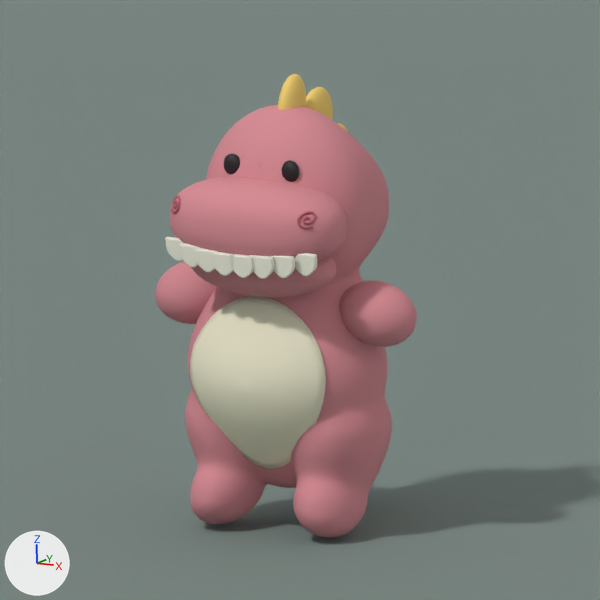
Renders of the Blender file assets/blender/dinocky-plush.blend from each side of a commit.
Both versions are drawn from the file's camera 'Portrait camera'. Arrows for +X, +Y and +Z are at lower left; the lights stay in place. The first picture is the older version.

Objects in the first picture: 'Dinocky_Arm_L', 'Dinocky_Arm_R', 'Dinocky_Belly', 'Dinocky_Body', 'Dinocky_Jaw', 'Dinocky_Muzzle', 'Dinocky_Spike_00', 'Dinocky_Spike_01', 'Dinocky_Spike_02', 'Studio ground' and 12 more.
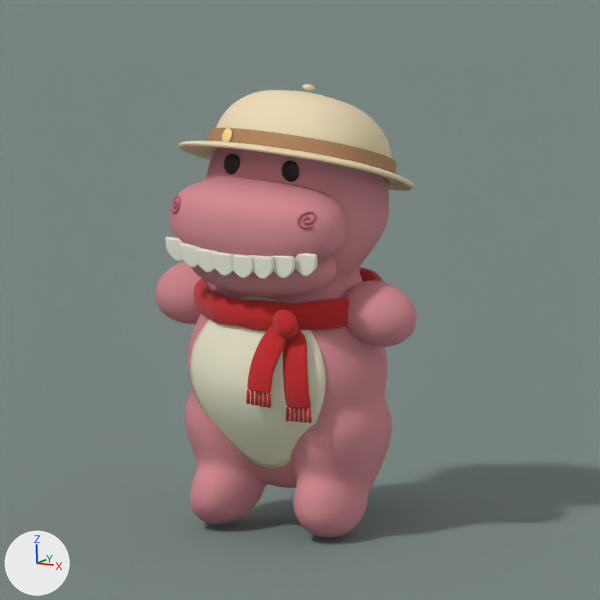
What changed in the scene script:
```text
Add mat_cosmetic_scarf_red:
    mat_cosmetic_scarf_red = bpy.data.materials.new('Cosmetic_Scarf_Red')
    # nodes: BsdfPrincipled, Bump, OutputMaterial, TexCoord, TexWave
    # colours: red #cb1d21
Change ob_dinocky_spike_00:
    add ob_dinocky_spike_00.hide_viewport = True
Change ob_dinocky_spike_01:
    add ob_dinocky_spike_01.hide_viewport = True
Change ob_dinocky_spike_02:
    add ob_dinocky_spike_02.hide_viewport = True
Add ob_scarf_tailb_fringe:
    ob_scarf_tailb_fringe = bpy.data.objects.new('Scarf_TailB_Fringe', me_scarf_tailb_fringe)  # 96 vertices, 60 faces; spans x 0.058..0.256, y -0.717..-0.689, z 1.015..1.125
    ob_scarf_tailb_fringe.parent = ob_dinocky
    ob_scarf_tailb_fringe.location = (0.0, 0.0, 0.0)
Add ob_scarf_tailb:
    ob_scarf_tailb = bpy.data.objects.new('Scarf_TailB', me_scarf_tailb)  # 85 vertices, 64 faces; spans x 0.062..0.314, y -0.716..-0.533, z 1.114..1.586; modifiers SOLIDIFY, SUBSURF
    ob_scarf_tailb.parent = ob_dinocky
    ob_scarf_tailb.location = (0.0, 0.0, 0.0)
Add ob_scarf_taila_fringe:
    ob_scarf_taila_fringe = bpy.data.objects.new('Scarf_TailA_Fringe', me_scarf_taila_fringe)  # 96 vertices, 60 faces; spans x 0.293..0.501, y -0.565..-0.537, z 0.897..1.003
    ob_scarf_taila_fringe.parent = ob_dinocky
    ob_scarf_taila_fringe.location = (0.0, 0.0, 0.0)
Add ob_scarf_taila:
    ob_scarf_taila = bpy.data.objects.new('Scarf_TailA', me_scarf_taila)  # 85 vertices, 64 faces; spans x 0.244..0.497, y -0.596..-0.49, z 0.997..1.581; modifiers SOLIDIFY, SUBSURF
    ob_scarf_taila.parent = ob_dinocky
    ob_scarf_taila.location = (0.0, 0.0, 0.0)
Add ob_scarf_knot:
    ob_scarf_knot = bpy.data.objects.new('Scarf_Knot', me_scarf_knot)  # a UV sphere (20 segments, 12 rings, poles along z) spanning x -0.1..0.1, y -0.1..0.1, z -0.1..0.1; modifiers SUBSURF
    ob_scarf_knot.parent = ob_dinocky
    ob_scarf_knot.location = (0.297, -0.565, 1.603)
    ob_scarf_knot.rotation_euler = (0.0, 0.3, -0.42)  # degrees (0, 17, -24)
    ob_scarf_knot.scale = (1.15, 0.75, 1.0)
Add ob_scarf_collar:
    ob_scarf_collar = bpy.data.objects.new('Scarf_Collar', me_scarf_collar)  # 768 vertices, 768 faces; spans x -0.704..0.704, y -0.595..0.668, z 1.513..1.817; modifiers SUBSURF
    ob_scarf_collar.parent = ob_dinocky
    ob_scarf_collar.location = (0.0, 0.0, 0.0)
Add ob_cap_button:
    ob_cap_button = bpy.data.objects.new('Cap_Button', me_cap_button)  # a UV sphere (16 segments, 8 rings, poles along z) spanning x -0.045..0.045, y -0.045..0.045, z -0.045..0.045; in mat_cosmetic_cap (beige #f0ddb8)
    ob_cap_button.parent = ob_dinocky
    ob_cap_button.location = (0.0, 0.301, 3.118)
    ob_cap_button.rotation_euler = (-0.349, 0.0, 0.0)  # degrees (-20, 0, 0)
    ob_cap_button.scale = (1.0, 1.0, 0.5)
Add ob_cap_badge:
    ob_cap_badge = bpy.data.objects.new('Cap_Badge', me_cap_badge)  # a UV sphere (16 segments, 10 rings, poles along z) spanning x -0.055..0.055, y -0.055..0.055, z -0.055..0.055; in mat_cosmetic_badgegold (yellow #fae190)
    ob_cap_badge.parent = ob_dinocky
    ob_cap_badge.location = (-0.287, -0.365, 2.866)
    ob_cap_badge.rotation_euler = (-0.311, -0.161, -0.463)  # degrees (-18, -9.2, -27)
    ob_cap_badge.scale = (1.0, 0.35, 1.0)
Add ob_cap_band:
    ob_cap_band = bpy.data.objects.new('Cap_Band', me_cap_band)  # 256 vertices, 192 faces; spans x -0.642..0.642, y -0.573..0.71, z 0.005..0.125; in mat_cosmetic_leatherband (brown #ad8159); modifiers SOLIDIFY, SUBSURF
    ob_cap_band.parent = ob_dinocky
    ob_cap_band.location = (0.0, 0.12, 2.62)
    ob_cap_band.rotation_euler = (-0.349, 0.0, 0.0)  # degrees (-20, 0, 0)
Add ob_cap_brim:
    ob_cap_brim = bpy.data.objects.new('Cap_Brim', me_cap_brim)  # 320 vertices, 256 faces; spans x -0.82..0.82, y -0.81..0.86, z -0.04..0.0; in mat_cosmetic_cap (beige #f0ddb8); modifiers SOLIDIFY, SUBSURF
    ob_cap_brim.parent = ob_dinocky
    ob_cap_brim.location = (0.0, 0.12, 2.62)
    ob_cap_brim.rotation_euler = (-0.349, 0.0, 0.0)  # degrees (-20, 0, 0)
Add ob_cap_crown:
    ob_cap_crown = bpy.data.objects.new('Cap_Crown', me_cap_crown)  # 897 vertices, 896 faces; spans x -0.624..0.624, y -0.555..0.692, z 0.0..0.5; in mat_cosmetic_cap (beige #f0ddb8); modifiers SOLIDIFY, SUBSURF
    ob_cap_crown.parent = ob_dinocky
    ob_cap_crown.location = (0.0, 0.12, 2.62)
    ob_cap_crown.rotation_euler = (-0.349, 0.0, 0.0)  # degrees (-20, 0, 0)
```

What differs and where, as boxes (x1, y1, x2, y2) in the pictures (600 x 600 px):
'Cap_Crown', added (beige)
    after: (214, 90, 391, 179)
'Scarf_Collar', added (red)
    after: (193, 267, 383, 331)
'Cap_Band', added (brown)
    after: (207, 128, 396, 174)
'Cap_Brim', added (beige)
    after: (179, 141, 414, 191)
'Scarf_TailA', added (red)
    after: (283, 328, 311, 409)
'Scarf_TailB', added (red)
    after: (247, 325, 287, 393)
'Dinocky_Spike_00', hidden (yellow)
    before: (278, 74, 306, 110)
'Dinocky_Spike_01', hidden (yellow)
    before: (305, 87, 333, 120)
'Scarf_Knot', added (red)
    after: (273, 309, 298, 338)
'Scarf_TailB_Fringe', added
    after: (246, 390, 271, 408)
'Scarf_TailA_Fringe', added
    after: (286, 407, 312, 423)
'Cap_Badge', added
    after: (222, 128, 232, 142)
'Cap_Button', added
    after: (302, 84, 315, 91)
'Dinocky_Spike_02', hidden (mostly hidden)
    before: (337, 123, 348, 132)
